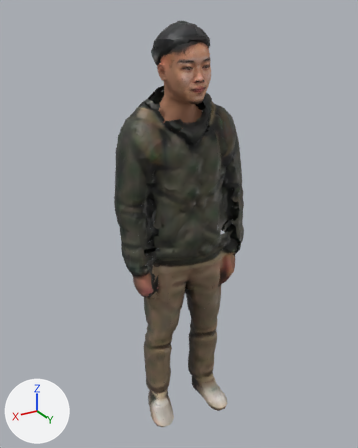
The glTF model public/models/ma/nhanvat/tp-035.glb, before and after one commit.
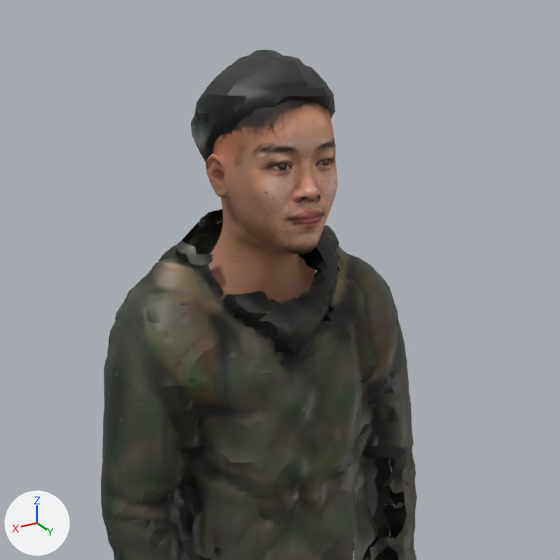
Old and new are each drawn whole from a 50 mm camera at (0.952, 1.556, 1.71) aimed at (-0.005, -0.039, 0.913) and again close up on the part from 20% to 84% of the width and 0% to 51% of the height. The lights are fixed; the arrows at lower left show +X, +Y and +Z. The last two pictures show the newer version. Vertices at exactly the same position are counted once.

The first close-up shows 'Body'.
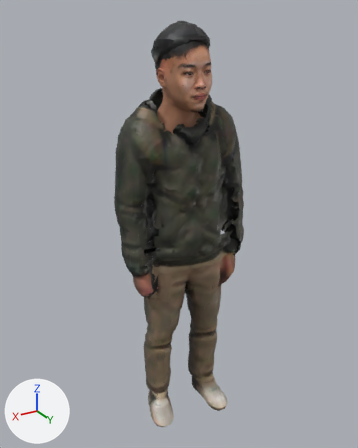
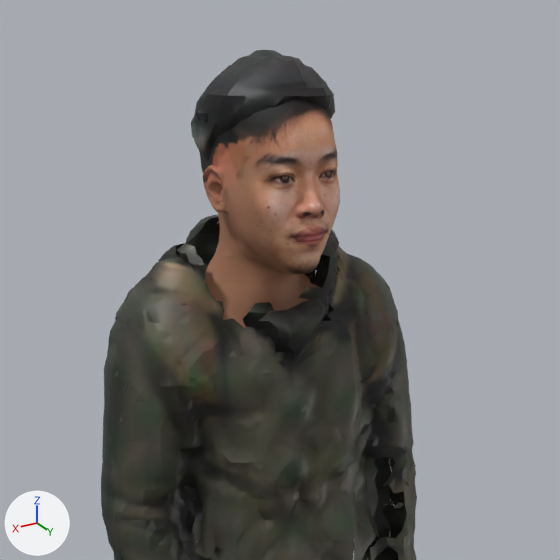
The change, as a list of edits to the scene's bpy script:
```text
Change me_body:
    used by ob_body; location = (0.0, 0.0, 0.0)
    remove me_body.from_pydata(...)  # 16378 vertices, 24003 faces; spans x -0.27..0.27, y -0.17..0.16, z 0.0..1.68
    add me_body.from_pydata(...)  # 16363 vertices, 23883 faces; spans x -0.27..0.27, y -0.17..0.16, z 0.0..1.68
    me_body part 1: 734 vertices moved from x -0.07..0.11, y -0.09..0.14, z 1.32..1.66 to x -0.07..0.11, y -0.11..0.14, z 1.32..1.65; 3524 vertices removed from x -0.09..0.13, y -0.1..0.14, z 1.31..1.65; 3509 vertices added at x -0.11..0.14, y -0.12..0.15, z 1.27..1.64
    me_body part 2: 297 kept faces spanning x -0.08..0.09, y -0.1..0.14, z 1.32..1.65 get new texture (UV) coordinates
```

Where the change shows, as pixel boxes (x1, y1, x2, y2) in the close-ups (560 x 560 px; the box of a moved part takes in the faces that stretch with it):
part 1 of me_body, moved or reshaped
    before: (165, 79, 337, 328)
    after: (157, 79, 340, 349)
part 2 of me_body, surface changed
    before: (218, 100, 338, 283)
    after: (217, 101, 339, 314)
